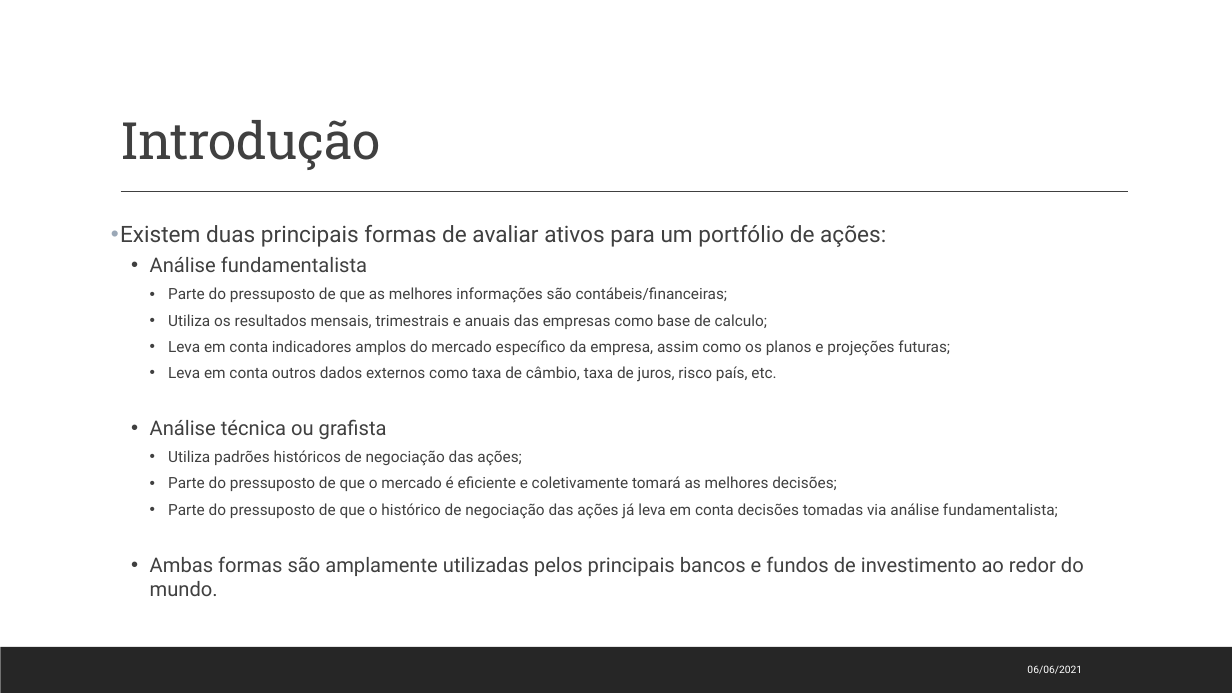
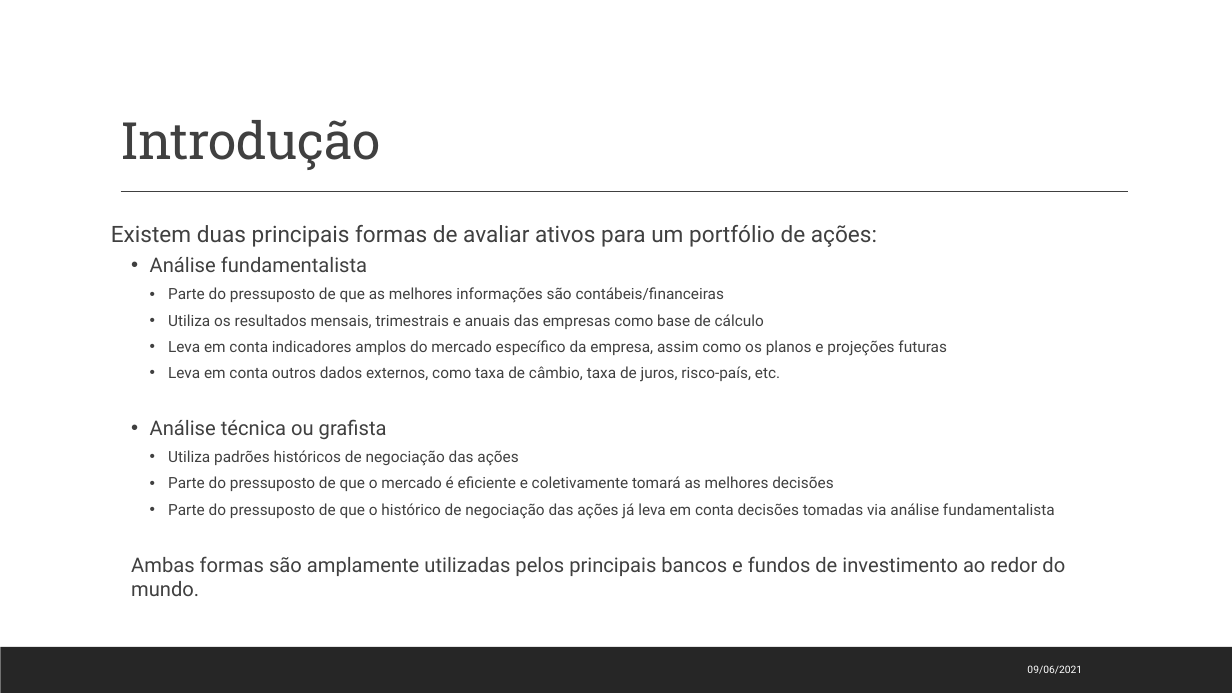
Before and after one commit to jmppsalles/Projeto_Final_AWARI, a slide deck: slide 2 of Trabalho final AWARI - João Marcos Salles - 20210610.pptx. Drawn at 1232x693 pixels with LibreOffice and Linux fonts; fonts in the diff are those of the drawing. Boxes give left, top, right and bottom in pixels: in the first picture for what was removed or moved away, otherwise in the second. Text is boxed around its words. In the diff, an @@ line names an element or a change of style, - is before the commit and + after.

```diff
--- a/Trabalho final AWARI - João Marcos Salles - 20210610.pptx
+++ b/Trabalho final AWARI - João Marcos Salles - 20210610.pptx
@@ text at (x1=111, y1=225, x2=1065, y2=596): bullet • to none @@
@@ text at (x1=168, y1=287, x2=947, y2=381): text changed @@
-    • Parte do pressuposto de que as melhores informações são contábeis/financeiras;
-    • Utiliza os resultados mensais, trimestrais e anuais das empresas como base de calculo;
-    • Leva em conta indicadores amplos do mercado específico da empresa, assim como os planos e projeções futuras;
-    • Leva em conta outros dados externos como taxa de câmbio, taxa de juros, risco país, etc.
+    • Parte do pressuposto de que as melhores informações são contábeis/financeiras
+    • Utiliza os resultados mensais, trimestrais e anuais das empresas como base de cálculo
+    • Leva em conta indicadores amplos do mercado específico da empresa, assim como os planos e projeções futuras
+    • Leva em conta outros dados externos, como taxa de câmbio, taxa de juros, risco-país, etc.
@@ text at (x1=168, y1=450, x2=1055, y2=519): text changed @@
-    • Utiliza padrões históricos de negociação das ações;
-    • Parte do pressuposto de que o mercado é eficiente e coletivamente tomará as melhores decisões;
-    • Parte do pressuposto de que o histórico de negociação das ações já leva em conta decisões tomadas via análise fundamentalista;
+    • Utiliza padrões históricos de negociação das ações
+    • Parte do pressuposto de que o mercado é eficiente e coletivamente tomará as melhores decisões
+    • Parte do pressuposto de que o histórico de negociação das ações já leva em conta decisões tomadas via análise fundamentalista
@@ text at (x1=1027, y1=665, x2=1082, y2=674): text changed @@
-06/06/2021
+09/06/2021
```
Also in this commit, not shown: 11 other slides changed, 1 slide added.
